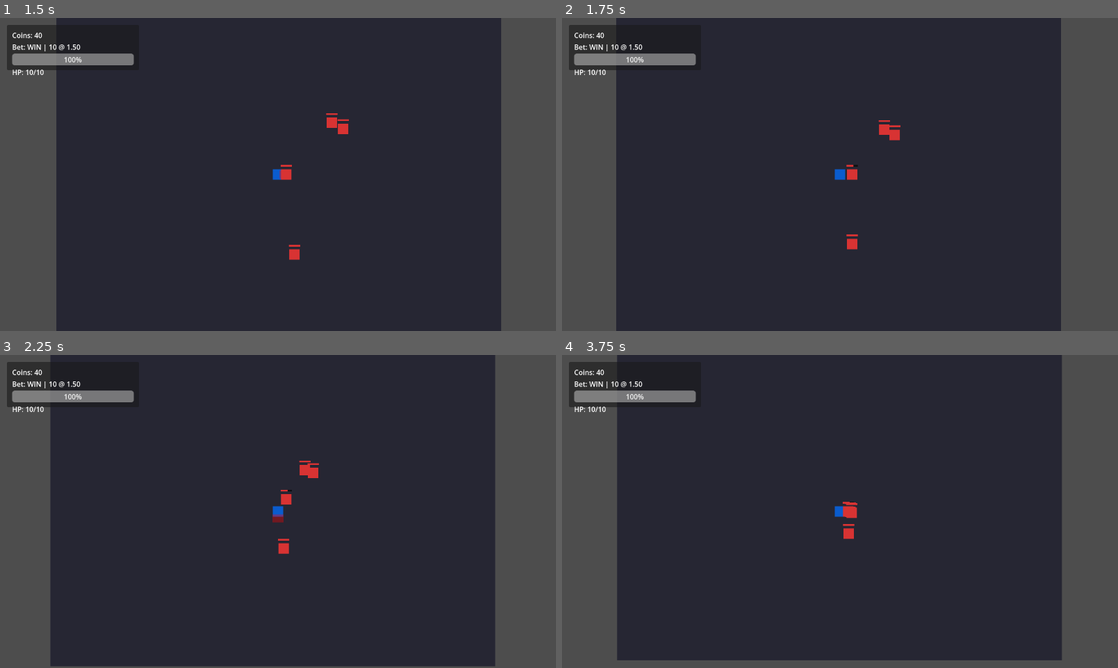
Above: before the commit, frames 1-4 (two rows, left to right).
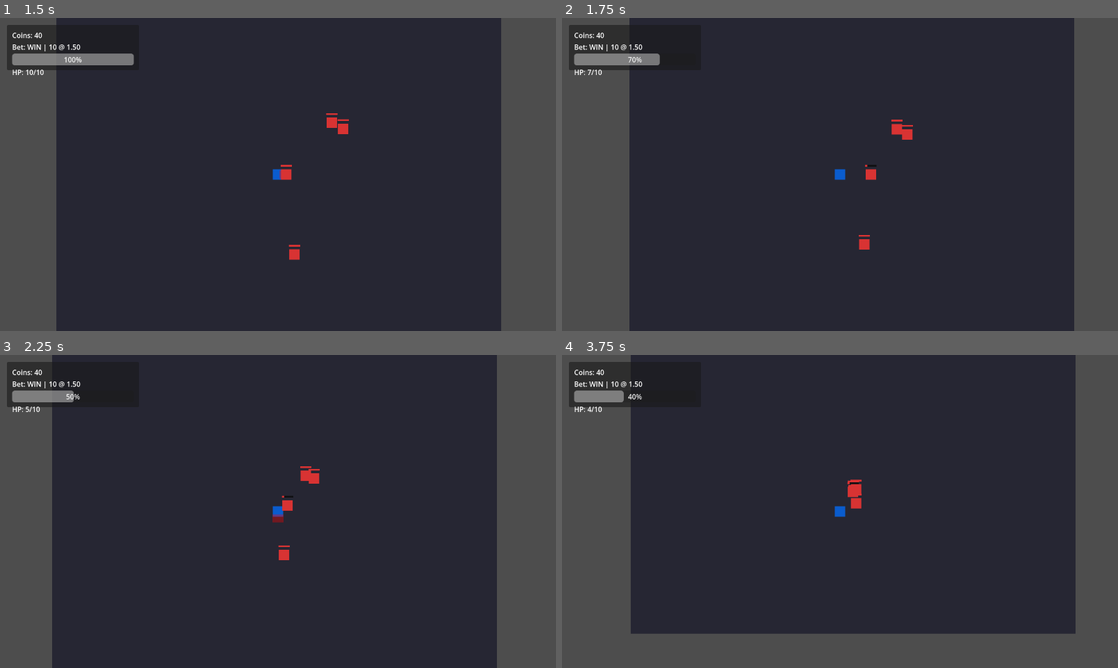
Above: after the commit, the same moments.

Repository: Faratas410/Gallicus-2.0
Game: Godot game, scene res://scenes/Main.tscn
Two runs of this game, one before a commit and one after it. Both use one fixed random seed, a clock stepped at 60 frames per second and the inputs below.
Inputs:
- Up to frame 1 (1.5 s): click "WIN x1.5" at 0.5 s; tap Enter at 1.25 s; hold D (move_right) from 1.28 s (still down); tap K (attack_heavy) at 1.35 s
- Up to frame 2 (1.75 s): keep holding D (move_right)
- Up to frame 3 (2.25 s): release D (move_right) at 2.03 s; hold S (move_down) from 2.03 s (still down); tap J (attack_light) at 2.1 s
- Up to frame 4 (3.75 s): release S (move_down) at 2.78 s; hold D (move_right) 2.78-3.53 s; hold L (block) 2.78-3.53 s; hold W (move_up) from 3.53 s (still down); tap Space (dodge) at 3.6 s

Frame 1 is identical in both runs. In frame 2, 5.3% of the frame differs, in the area x 4-93%, y 0-100%; in frame 3, 1.6%; in frame 4, 12%, in the area x 4-93%, y 0-98%.

Commit message:
Adjust enemy hitbox collision handling

Diff:
--- a/scenes/Player.tscn
+++ b/scenes/Player.tscn
@@ -28,7 +28,7 @@
 current = true
 
 [node name="Hurtbox" type="Area2D" parent="."]
-collision_layer = 16
+collision_layer = 3
 collision_mask = 0
 
 [node name="CollisionShape2D" type="CollisionShape2D" parent="Hurtbox"]
--- a/scenes/enemies/EnemyBasic.tscn
+++ b/scenes/enemies/EnemyBasic.tscn
@@ -32,8 +32,8 @@
 shape = SubResource("RectangleShape2D_1")
 
 [node name="Hitbox" type="Area2D" parent="."]
-collision_layer = 8
-collision_mask = 1
+collision_layer = 4
+collision_mask = 3
 monitoring = false
 
 [node name="CollisionShape2D" type="CollisionShape2D" parent="Hitbox"]
--- a/scripts/entities/enemy_basic.gd
+++ b/scripts/entities/enemy_basic.gd
@@ -38,7 +38,7 @@
 	add_to_group("enemies")
 	body_shape.disabled = false
 	hurtbox.monitoring = true
-	hitbox.body_entered.connect(_on_hitbox_body_entered)
+	hitbox.area_entered.connect(_on_hitbox_area_entered)
 	hitbox_shape.disabled = true
 	_ensure_placeholder_sprite()
 	_base_modulate = sprite.modulate
@@ -123,8 +123,10 @@
 		return
 	_state = EnemyState.ATTACK
 	print("ENEMY active")
+	hitbox.monitoring = true
 	hitbox_shape.disabled = false
 	await get_tree().create_timer(ACTIVE_TIME).timeout
+	hitbox.monitoring = false
 	hitbox_shape.disabled = true
 	_state = EnemyState.RECOVER
 	print("ENEMY recover")
@@ -132,11 +134,13 @@
 	if _state != EnemyState.DEAD:
 		_state = EnemyState.CHASE
 
-func _on_hitbox_body_entered(body: Node) -> void:
-	if body != null and body.is_in_group("player"):
+func _on_hitbox_area_entered(area: Area2D) -> void:
+	if area == null:
+		return
+	var target := area.get_parent()
+	if target != null and target.is_in_group("player") and target.has_method("take_damage"):
 		print("ENEMY HIT player")
-		if body.has_method("take_damage"):
-			body.take_damage(1, global_position)
+		target.take_damage(1, global_position)
 
 func _flash_visual() -> void:
 	if _flash_tween:
